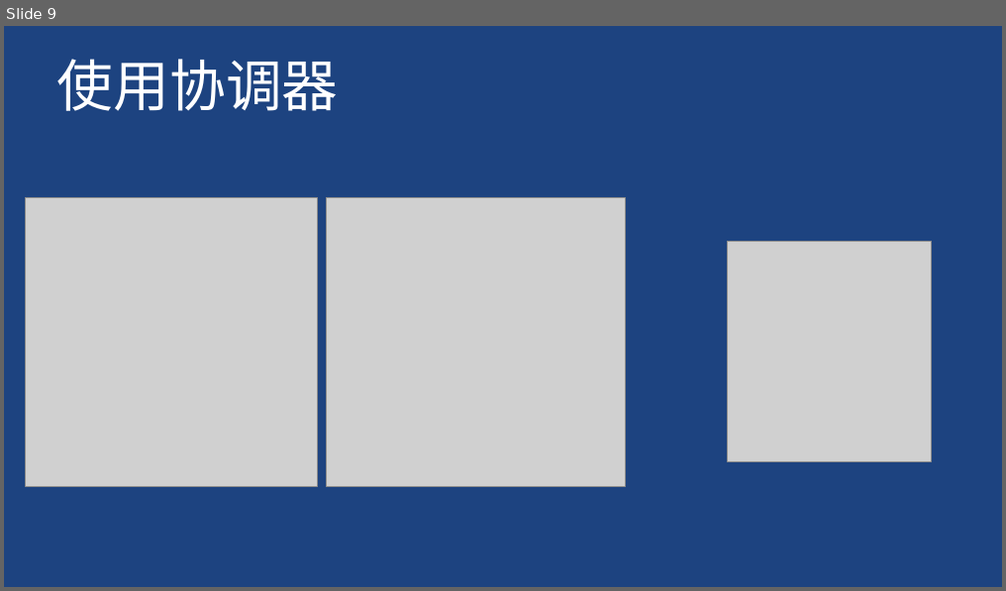
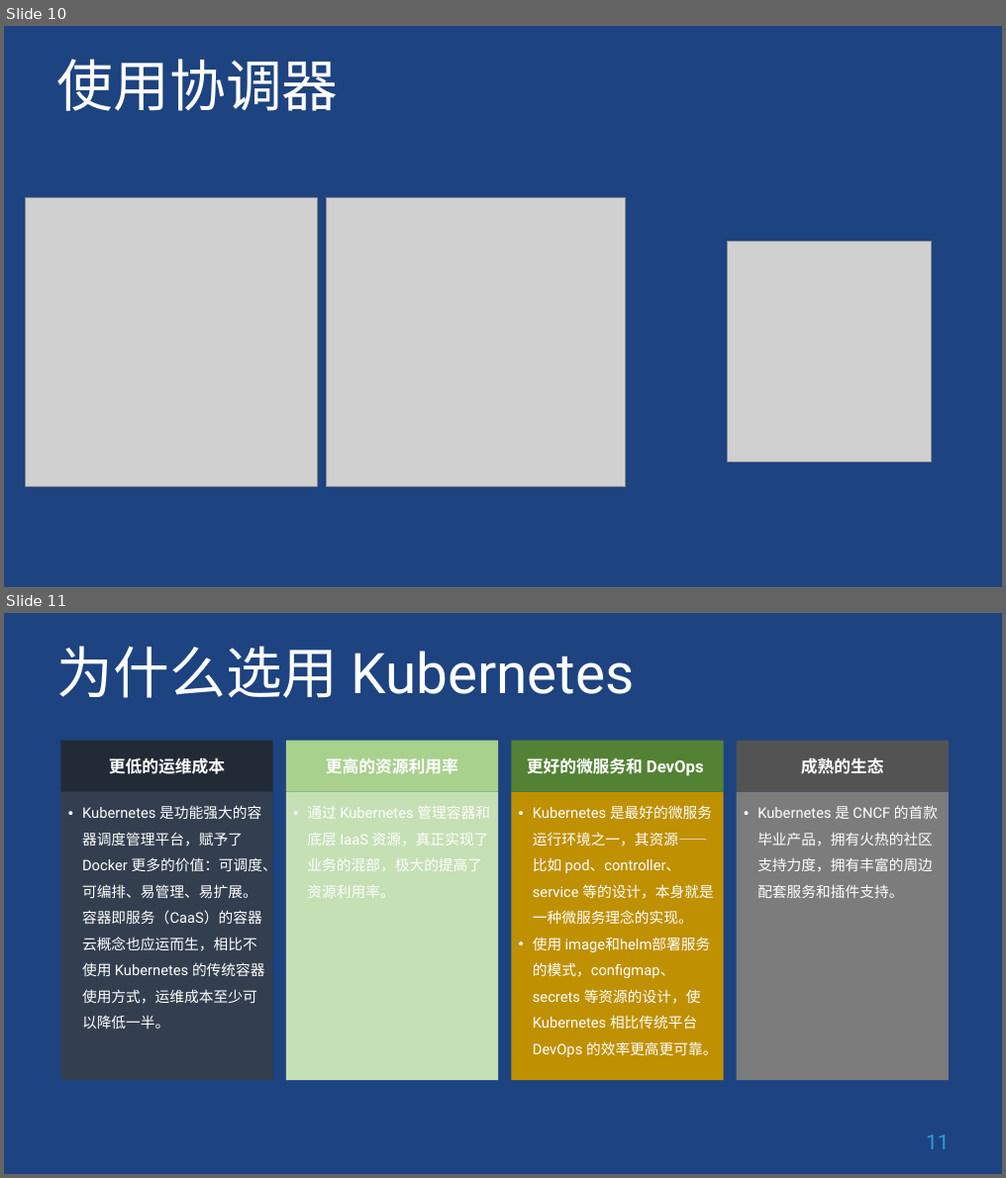
Before and after one commit to geffzhang/DockerStarted, a slide deck: 2019AzureBootcampASPNETCore.pptx. Shown one above the other, each under a label of ours: slide 9 before the commit, slides 10 and 11 after it. The pictures are 1006x591 and 1006x1178 pixels, drawn with LibreOffice and Linux fonts; fonts in the diff are those of the drawing; grey boxes stand for pictures; background and template pictures are left out. Boxes give left, top, right and bottom in pixels: in the first picture for what was removed or moved away, otherwise in the second. Text is boxed around its words. In the diff, an @@ line names an element or a change of style, - is before the commit and + after.

```diff
--- a/2019AzureBootcampASPNETCore.pptx
+++ b/2019AzureBootcampASPNETCore.pptx
@@ slide 11 added at (x1=4, y1=613, x2=1002, y2=1174), background picture (left out) @@
@@ title added at (x1=57, y1=646, x2=634, y2=698), 54 pt, text #FFFFFF @@
+为什么选用 Kubernetes
@@ rectangle added at (x1=60, y1=741, x2=272, y2=792), fill #222A35, 16 pt, text #FFFFFF, bold @@
+更低的运维成本
@@ rectangle added at (x1=286, y1=741, x2=498, y2=792), fill #A9D18E, 16 pt, text #FFFFFF, bold @@
+更高的资源利用率
@@ rectangle added at (x1=512, y1=741, x2=724, y2=792), fill #548235, 16 pt, text #FFFFFF, bold @@
+更好的微服务和 DevOps
@@ rectangle added at (x1=737, y1=741, x2=948, y2=792), fill #525252, 16 pt, text #FFFFFF, bold @@
+成熟的生态
@@ rectangle added at (x1=60, y1=792, x2=272, y2=1081), fill #333F50, 14 pt, text #FFFFFF @@
+• Kubernetes 是功能强大的容器调度管理平台，赋予了 Docker 更多的价值：可调度、可编排、易管理、易扩展。容器即服务（CaaS）的容器云概念也应运而生，相比不使用 Kubernetes 的传统容器使用方式，运维成本至少可以降低一半。
@@ rectangle added at (x1=286, y1=792, x2=498, y2=1081), fill #C5E0B4, 14 pt, text #FFFFFF @@
+• 通过 Kubernetes 管理容器和底层 IaaS 资源，真正实现了业务的混部，极大的提高了资源利用率。
@@ rectangle added at (x1=512, y1=792, x2=724, y2=1081), fill #BF9000, 14 pt, text #FFFFFF @@
+• Kubernetes 是最好的微服务运行环境之一，其资源——比如 pod、controller、service 等的设计，本身就是一种微服务理念的实现。
+• 使用 image和helm部署服务的模式，configmap、secrets 等资源的设计，使 Kubernetes 相比传统平台 DevOps 的效率更高更可靠。
@@ rectangle added at (x1=737, y1=792, x2=948, y2=1081), fill #7C7C7C, 14 pt, text #FFFFFF @@
+• Kubernetes 是 CNCF 的首款毕业产品，拥有火热的社区支持力度，拥有丰富的周边配套服务和插件支持。
@@ page number added at (x1=926, y1=1135, x2=949, y2=1150), 20 pt, text #289FD7 @@
+11
@@ what was slide 9 is now slide 10 @@
```
Also in this commit, not shown: 1 slide changed, 1 other slide added, 23 slides removed.
